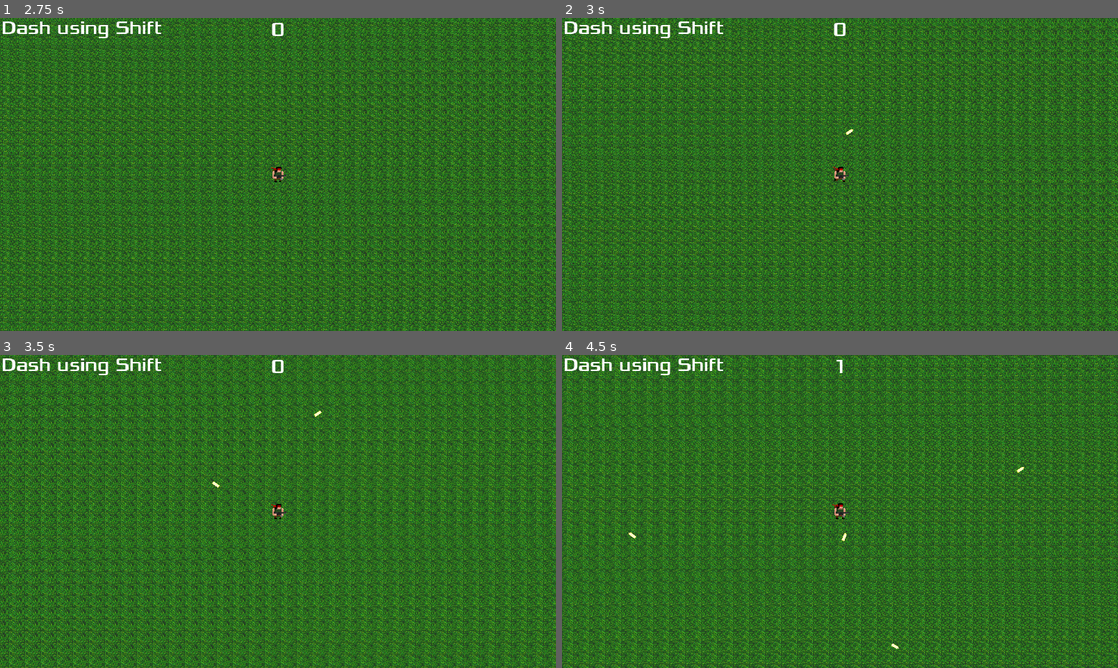
Above: before the commit, frames 1-4 (two rows, left to right).
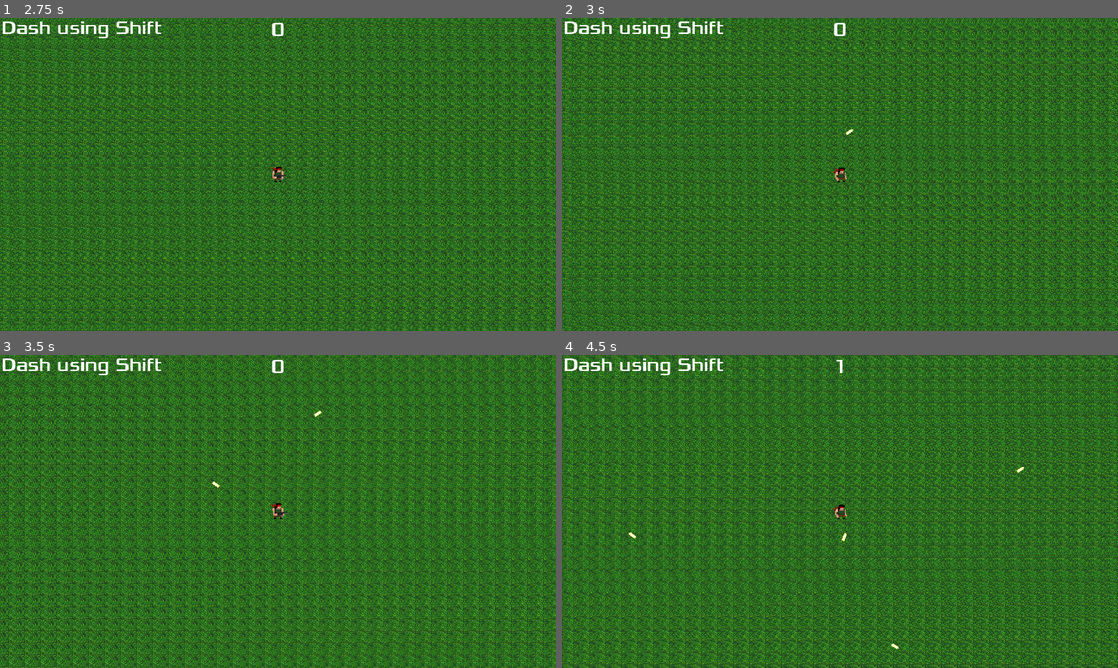
Above: after the commit, the same moments.

Repository: IvanovDenya/SurviveBros
Game: Godot game, scene res://menu/menu.tscn
The game is run twice, just before and just after one commit, with the same random seed, the same clock (stepped at 60 frames per second) and the same inputs. Sound files missing from this copy of the repository are replaced by a short silence.
Inputs:
- Up to frame 1 (2.75 s): click "START" at 0.5 s; tap Enter at 1.25 s; hold D (move_right) 1.28-2.03 s; hold Shift (player_dash) 1.28-2.03 s; hold S (move_down) from 2.03 s (still down); tap Shift (player_dash) at 2.1 s
- Up to frame 2 (3 s): release S (move_down) at 2.78 s; hold D (move_right) from 2.78 s (still down); hold Shift (player_dash) from 2.78 s (still down)
- Up to frame 3 (3.5 s): keep holding D (move_right); keep holding Shift (player_dash)
- Up to frame 4 (4.5 s): release D (move_right) at 3.53 s; release Shift (player_dash) at 3.53 s; hold W (move_up) 3.53-4.28 s; tap Shift (player_dash) at 3.6 s; hold A (move_left) from 4.28 s (still down); hold Shift (player_dash) from 4.28 s (still down)

Frame 1 is identical in both runs. In frame 2, less than 0.1% of the frame differs, in the area x 48-52%, y 47-53%; in frame 3, less than 0.1%; in frame 4, less than 0.1%.

Commit message:
Анимации
И легкие багфиксы

Diff:
--- a/units/mob.tscn
+++ b/units/mob.tscn
@@ -81,7 +81,7 @@
 
 [node name="AnimatedSprite2D" type="AnimatedSprite2D" parent="."]
 position = Vector2(-6, -10)
-scale = Vector2(2, 2)
+scale = Vector2(2.5, 2.5)
 sprite_frames = SubResource("SpriteFrames_x1lww")
 animation = &"walk"
 frame_progress = 0.955569
@@ -100,7 +100,7 @@
 [node name="CollisionPolygon2D" type="CollisionPolygon2D" parent="."]
 position = Vector2(-9.2883, 1.16053)
 scale = Vector2(0.988782, 0.960526)
-polygon = PackedVector2Array(-13, 18, 25, 18, 25, -20, 10, -20, -14, 4)
+polygon = PackedVector2Array(-19.9353, 27.9425, -19.9353, 6.07945, -14.8786, 6.07945, 10.405, -22.0301, 23.5525, -22.0301, 31.6433, -13.7014, 31.6433, -3.29042, 23.5525, -3.29042, 23.5525, 9.20274, 28.6092, 16.4904, 28.6092, 27.9425, 23.5525, 27.9425)
 
 [connection signal="body_entered" from="." to="." method="_on_body_entered"]
 [connection signal="hp_zero" from="HpController" to="." method="_on_hp_controller_hp_zero"]
--- a/units/player.gd
+++ b/units/player.gd
@@ -139,8 +139,8 @@
 		if state == GlobalInfo.Unit_state.Normal:
 			ram_anim.play("rambro_run")
 		elif state == GlobalInfo.Unit_state.Dash:
-			#ram_anim.play("rambro_dash")
-			pass
+			ram_anim.play("rambro_dash")
+
 
 		if sign(ram_sprite.scale.x) != sign (velocity.x) and velocity.x != 0:
 			ram_sprite.scale.x *= -1
--- a/units/player.tscn
+++ b/units/player.tscn
@@ -27,13 +27,25 @@
 tracks/1/type = "value"
 tracks/1/imported = false
 tracks/1/enabled = true
-tracks/1/path = NodePath("Rambro/RambroShoot:frame_coords")
+tracks/1/path = NodePath("Rambro/RambroShoot:frame")
 tracks/1/interp = 1
 tracks/1/loop_wrap = true
 tracks/1/keys = {
 "times": PackedFloat32Array(0),
 "transitions": PackedFloat32Array(1),
-"update": 1,
+"update": 0,
+"values": [0]
+}
+tracks/2/type = "value"
+tracks/2/imported = false
+tracks/2/enabled = true
+tracks/2/path = NodePath("Rambro/RambroShoot:frame_coords")
+tracks/2/interp = 1
+tracks/2/loop_wrap = true
+tracks/2/keys = {
+"times": PackedFloat32Array(0),
+"transitions": PackedFloat32Array(1),
+"update": 0,
 "values": [Vector2i(0, 1)]
 }
 
@@ -53,6 +65,18 @@
 "update": 1,
 "values": [4, 5]
 }
+tracks/1/type = "value"
+tracks/1/imported = false
+tracks/1/enabled = true
+tracks/1/path = NodePath("Rambro/RambroShoot:frame")
+tracks/1/interp = 1
+tracks/1/loop_wrap = true
+tracks/1/keys = {
+"times": PackedFloat32Array(0, 1),
+"transitions": PackedFloat32Array(1, 1),
+"update": 0,
+"values": [0, 1]
+}
 
 [sub_resource type="Animation" id="Animation_qco4x"]
 resource_name = "rambro_run"
@@ -70,6 +94,18 @@
 "update": 1,
 "values": [0, 1, 2, 3]
 }
+tracks/1/type = "value"
+tracks/1/imported = false
+tracks/1/enabled = true
+tracks/1/path = NodePath("Rambro/RambroShoot:frame")
+tracks/1/interp = 1
+tracks/1/loop_wrap = true
+tracks/1/keys = {
+"times": PackedFloat32Array(0, 0.1, 0.2, 0.3),
+"transitions": PackedFloat32Array(1, 1, 1, 1),
+"update": 1,
+"values": [96, 97, 98, 99]
+}
 
 [sub_resource type="Animation" id="Animation_0yvvq"]
 resource_name = "rambro_shoot"
@@ -84,13 +120,43 @@
 tracks/0/keys = {
 "times": PackedFloat32Array(0, 0.1, 0.2, 0.3),
 "transitions": PackedFloat32Array(1, 1, 1, 1),
-"update": 1,
+"update": 0,
 "values": [Vector2i(0, 1), Vector2i(1, 1), Vector2i(2, 1), Vector2i(3, 1)]
+}
+
+[sub_resource type="Animation" id="Animation_reo8h"]
+resource_name = "rambro_dash"
+length = 0.19
+step = 0.015
+tracks/0/type = "value"
+tracks/0/imported = false
+tracks/0/enabled = true
+tracks/0/path = NodePath("Rambro:frame")
+tracks/0/interp = 1
+tracks/0/loop_wrap = true
+tracks/0/keys = {
+"times": PackedFloat32Array(0, 0.015, 0.03, 0.045, 0.06, 0.075, 0.09, 0.105, 0.12, 0.135, 0.15, 0.165, 0.18),
+"transitions": PackedFloat32Array(1, 1, 1, 1, 1, 1, 1, 1, 1, 1, 1, 1, 1),
+"update": 1,
+"values": [51, 52, 53, 54, 55, 56, 57, 58, 59, 60, 61, 62, 63]
+}
+tracks/1/type = "value"
+tracks/1/imported = false
+tracks/1/enabled = true
+tracks/1/path = NodePath("Rambro/RambroShoot:frame")
+tracks/1/interp = 1
+tracks/1/loop_wrap = true
+tracks/1/keys = {
+"times": PackedFloat32Array(0, 0.015, 0.03, 0.045, 0.06, 0.075, 0.09, 0.105, 0.12, 0.135, 0.15, 0.165, 0.18),
+"transitions": PackedFloat32Array(1, 1, 1, 1, 1, 1, 1, 1, 1, 1, 1, 1, 1),
+"update": 1,
+"values": [0, 1, 2, 3, 4, 5, 6, 7, 8, 9, 10, 11, 12]
 }
 
 [sub_resource type="AnimationLibrary" id="AnimationLibrary_3d3qp"]
 _data = {
 "RESET": SubResource("Animation_o72mu"),
+"rambro_dash": SubResource("Animation_reo8h"),
 "rambro_death": SubResource("Animation_vse6r"),
 "rambro_run": SubResource("Animation_qco4x"),
 "rambro_shoot": SubResource("Animation_0yvvq")
Not shown: 1 places in units/player.tscn that only renumber resources
